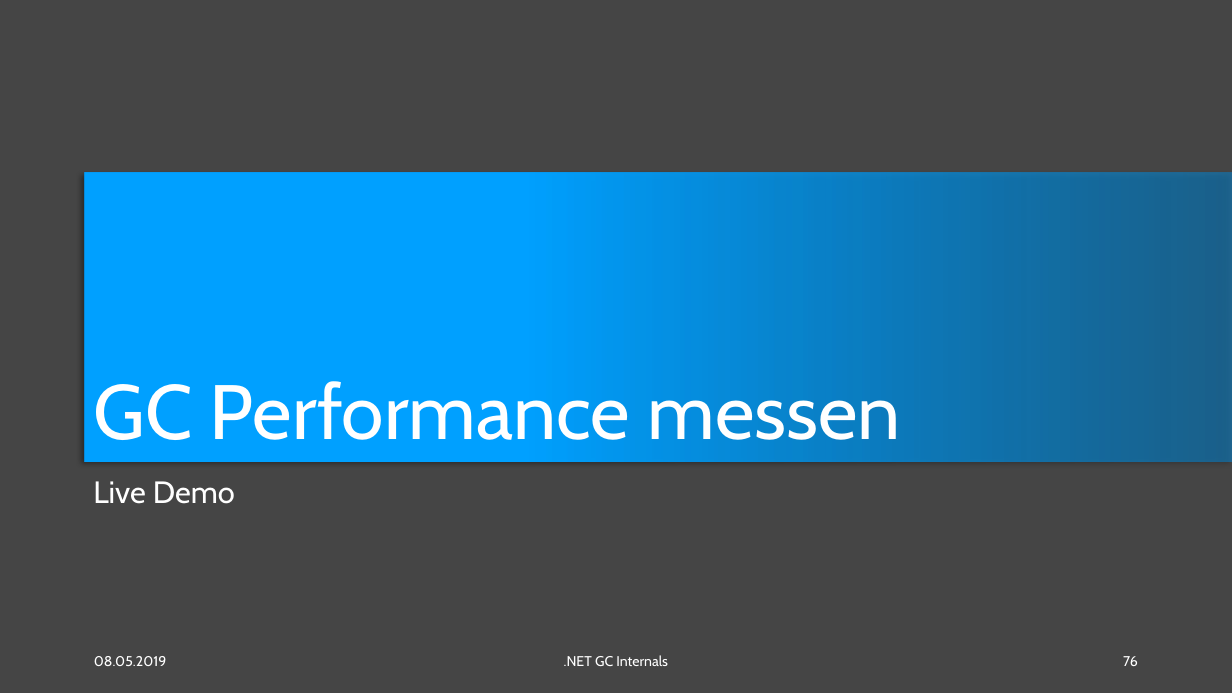
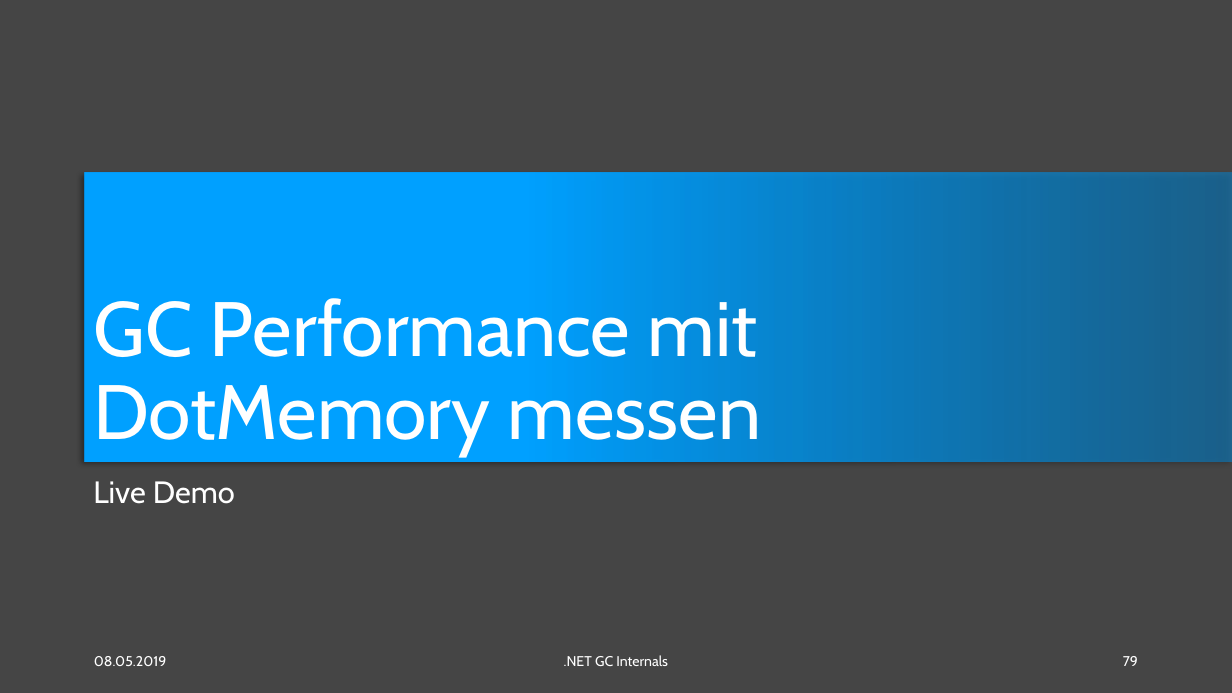
Before and after one commit to feO2x/DotnetGCInternals, a slide deck: slide 79 of Dotnet GC Internals.pptx (slide 76 before the commit). Drawn at 1232x693 pixels with LibreOffice and Linux fonts; fonts in the diff are those of the drawing. Boxes give left, top, right and bottom in pixels: in the first picture for what was removed or moved away, otherwise in the second. Text is boxed around its words. In the diff, an @@ line names an element or a change of style, - is before the commit and + after.

```diff
--- a/Dotnet GC Internals.pptx
+++ b/Dotnet GC Internals.pptx
@@ title at (93,298,761,456): text changed @@
-GC Performance messen
+GC Performance mit DotMemory messen
@@ page number at (1123,656,1138,666): text changed @@
-76
+79
```
Also in this commit, not shown: 5 slides added.
